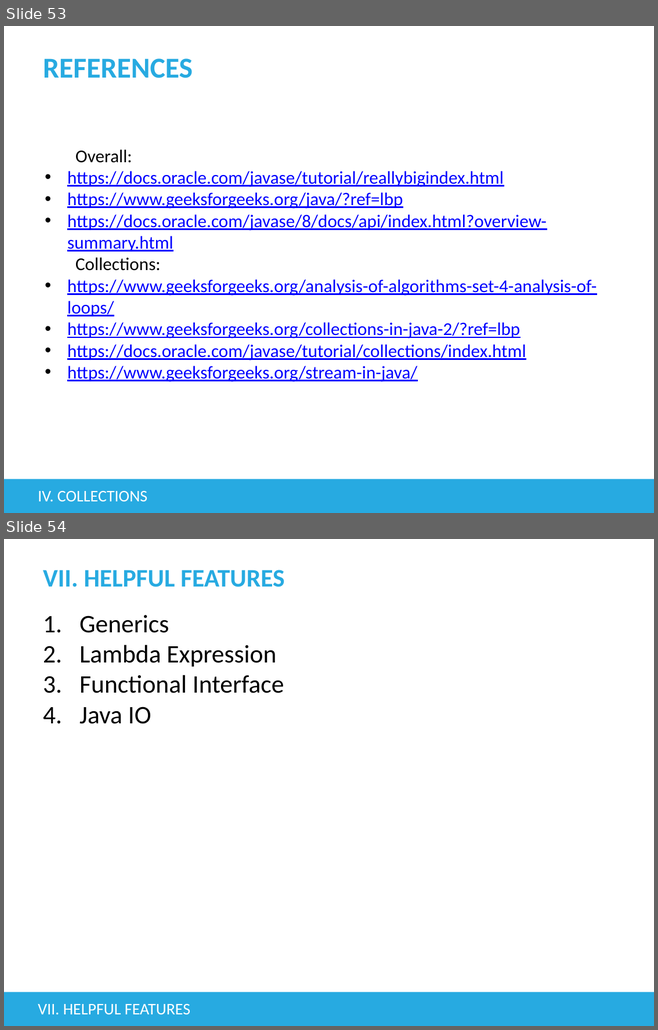
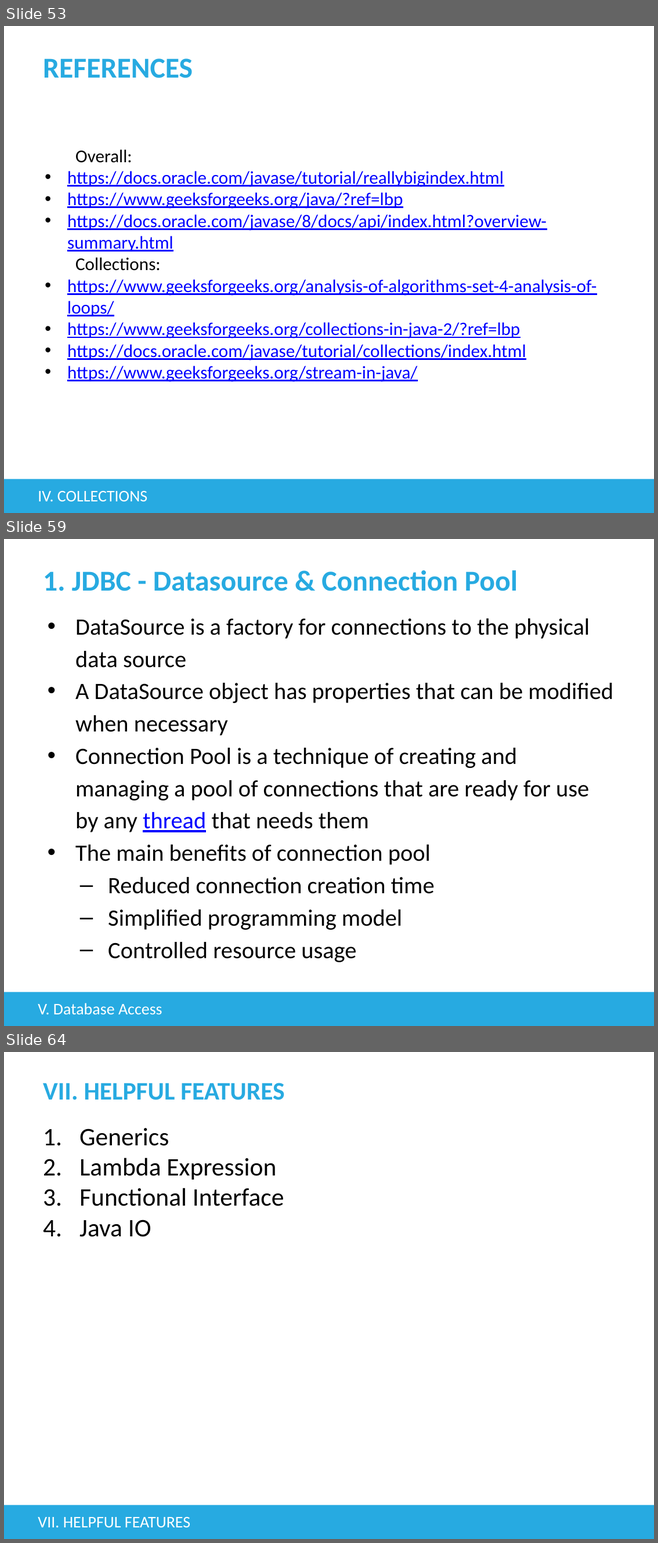
Before and after one commit to tienphat14/java-exercise, a slide deck: src/main/resources/Basic Java.pptx. Shown one above the other, each under a label of ours: slides 53 and 54 before the commit, slides 53, 59 and 64 after it; the slides between them are not shown. The pictures are 658x1030 and 658x1543 pixels, drawn with LibreOffice and Linux fonts; fonts in the diff are those of the drawing; background and template pictures are left out. Boxes give left, top, right and bottom in pixels: in the first picture for what was removed or moved away, otherwise in the second. Text is boxed around its words. In the diff, an @@ line names an element or a change of style, - is before the commit and + after.

Commit message:
databaseaccess - example

```diff
--- a/src/main/resources/Basic Java.pptx
+++ b/src/main/resources/Basic Java.pptx
@@ slide 59 added at [4, 539, 654, 1026], background #FFFFFF; not listed: 1 template element that a slide beside it also shows @@
@@ title added at [43, 570, 517, 591], 32 pt, text #27AAE1, bold @@
+1. JDBC - Datasource & Connection Pool
@@ text added at [75, 618, 613, 962], 26 pt, text #000000 @@
+• DataSource is a factory for connections to the physical data source
+• A DataSource object has properties that can be modified when necessary
+• Connection Pool is a technique of creating and managing a pool of connections that are ready for use by any thread that needs them
+• The main benefits of connection pool
+  – Reduced connection creation time
+  – Simplified programming model
+  – Controlled resource usage
@@ text added at [38, 1003, 162, 1015], 18 pt, text #FFFFFF @@
+V. Database Access
@@ what was slide 54 is now slide 64 @@
```
Also in this commit, not shown: 1 slide changed, 9 other slides added, 17 other files.
